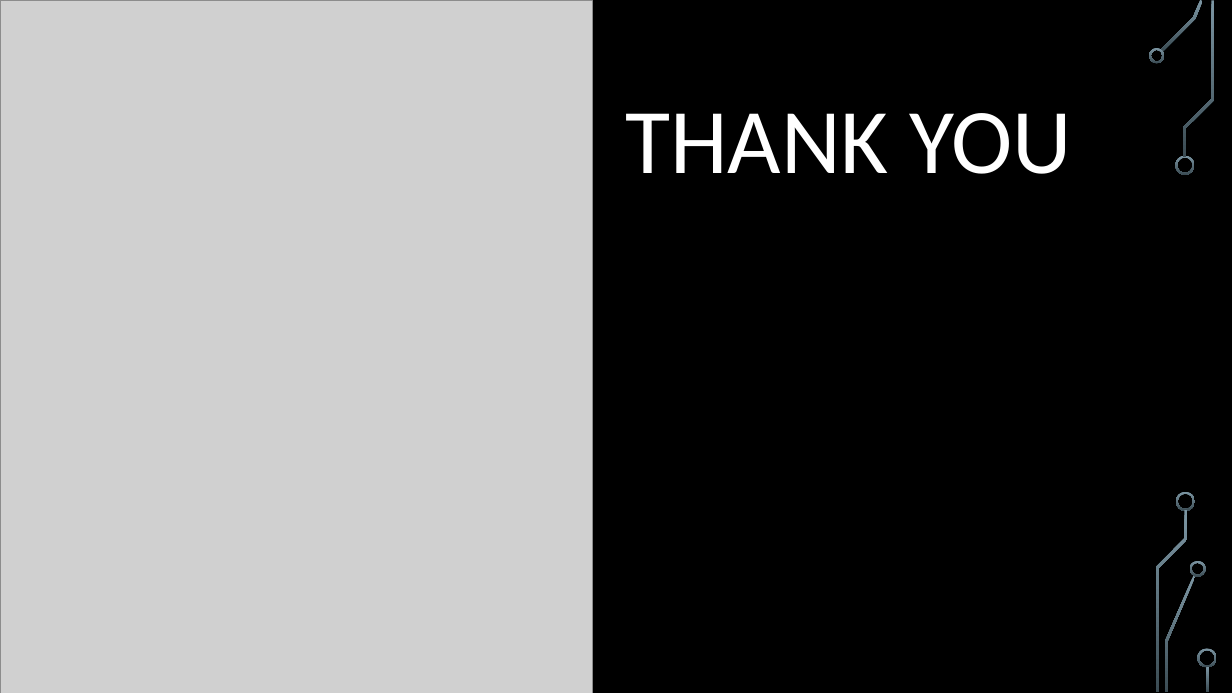
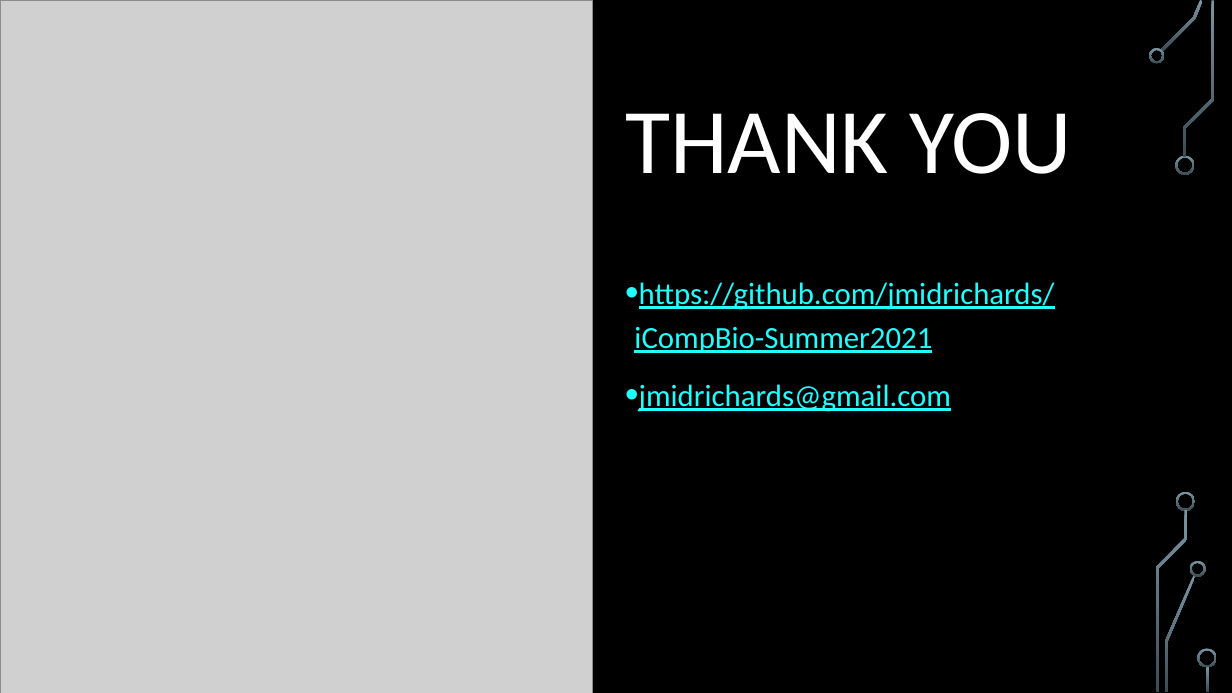
Before and after one commit to MiddlebrookJF/iCompBio-Summer2021, a slide deck: slide 11 of Vas-Data/FinalPresentation.pptx (slide 9 before the commit). Drawn at 1232x693 pixels with LibreOffice and Linux fonts; fonts in the diff are those of the drawing; grey boxes stand for pictures; background and template pictures are left out. Boxes give left, top, right and bottom in pixels: in the first picture for what was removed or moved away, otherwise in the second. Text is boxed around its words. In the diff, an @@ line names an element or a change of style, - is before the commit and + after.

```diff
--- a/Vas-Data/FinalPresentation.pptx
+++ b/Vas-Data/FinalPresentation.pptx
@@ text added at (634,282,1055,412), 24 pt, text #22FFFF, underline @@
+• https://github.com/jmidrichards/iCompBio-Summer2021
+• jmidrichards@gmail.com
```
Also in this commit, not shown: 3 other slides changed, 2 slides added, 14 other files.
